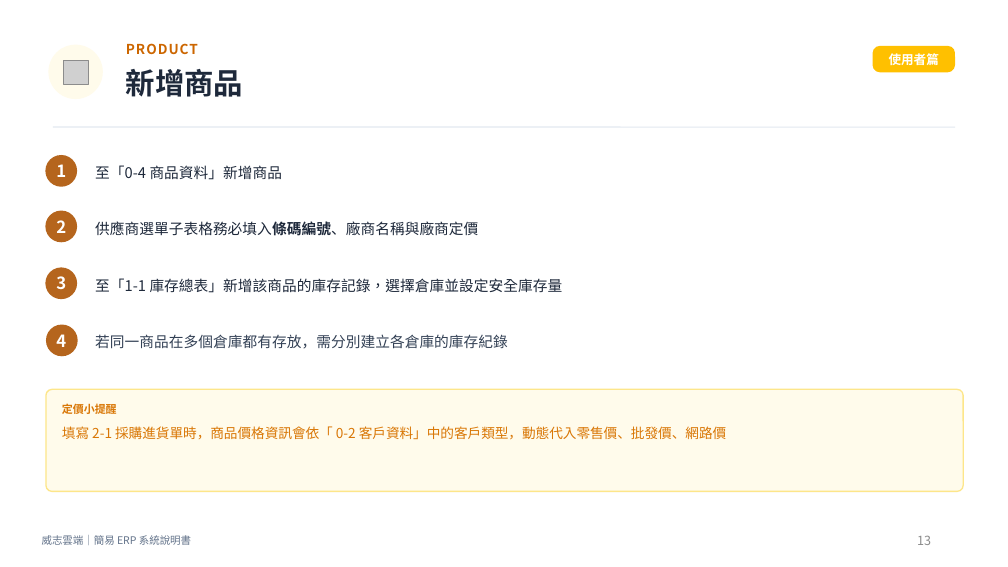
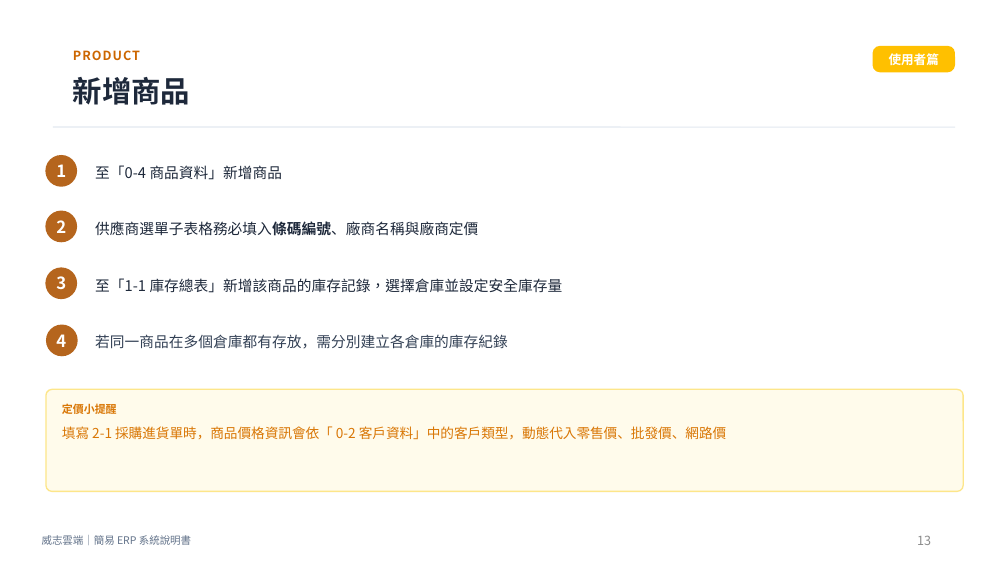
Before and after one commit to nkn262628/simple-erp-system, a slide deck: slide 13 of ERP說明.pptx. Drawn at 1008x567 pixels with LibreOffice and Linux fonts; fonts in the diff are those of the drawing; grey boxes stand for pictures. Boxes give left, top, right and bottom in pixels: in the first picture for what was removed or moved away, otherwise in the second. Text is boxed around its words. In the diff, an @@ line names an element or a change of style, - is before the commit and + after.

```diff
--- a/ERP說明.pptx
+++ b/ERP說明.pptx
@@ ellipse removed at (48,45,103,99) @@
@@ text "PRODUCT": place and size @@
-text "PRODUCT" at (126,43,198,54)
+text "PRODUCT" at (73,50,140,60)
@@ text "PRODUCT" at (73,50,140,60): size 13 to 12 pt @@
@@ picture removed at (64,60,88,84) @@
@@ text "新增商品": place and size @@
-text "新增商品" at (126,69,243,97)
+text "新增商品" at (73,77,190,105)
```
Also in this commit, not shown: 19 other slides changed, 3 other files.
